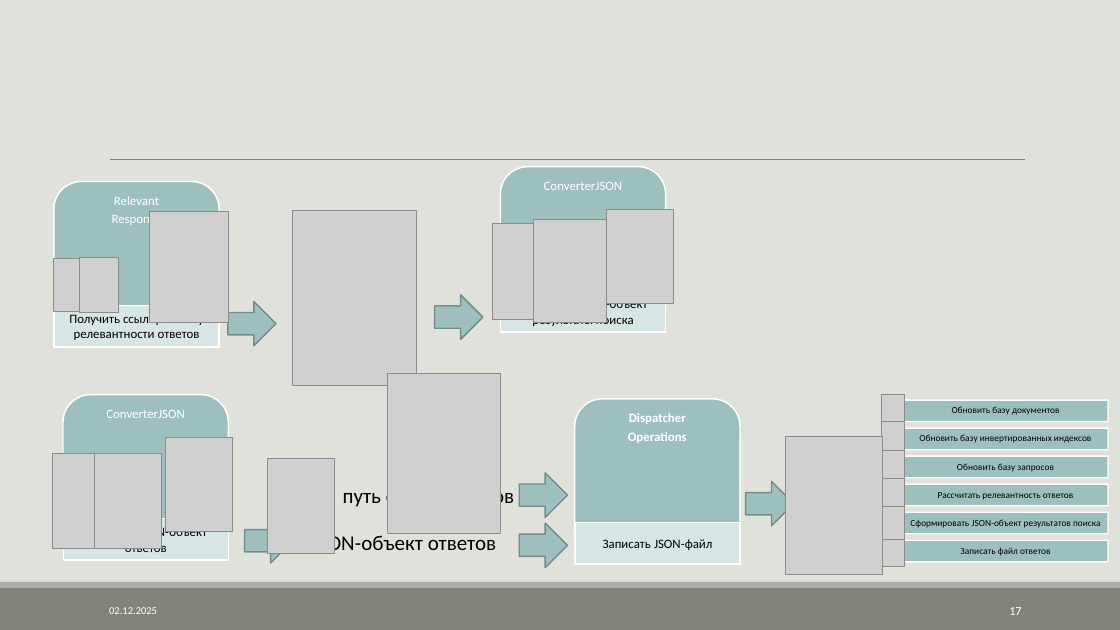
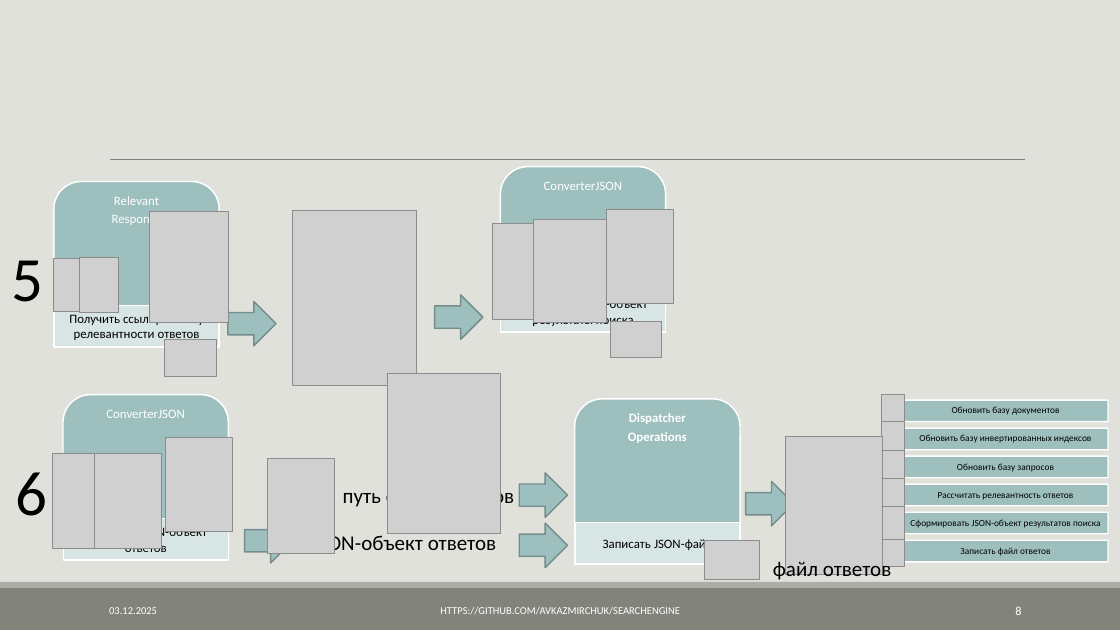
Before and after one commit to AVKazmirchuk/SearchEngine, a slide deck: slide 8 of presentation/защита.pptx (slide 17 before the commit). Drawn at 1120x630 pixels with LibreOffice and Linux fonts; fonts in the diff are those of the drawing; grey boxes stand for pictures. Boxes give left, top, right and bottom in pixels: in the first picture for what was removed or moved away, otherwise in the second. Text is boxed around its words. In the diff, an @@ line names an element or a change of style, - is before the commit and + after.

```diff
--- a/presentation/защита.pptx
+++ b/presentation/защита.pptx
@@ text added at (12,260,44,302), 54 pt, text #000000 @@
+5
@@ picture added at (611,321,662,357) @@
@@ picture added at (164,339,216,376) @@
@@ text added at (15,472,47,516), 54 pt, text #000000 @@
+6
@@ picture added at (705,541,760,580) @@
@@ text added at (773,558,891,580), 18 pt, text #000000 @@
+файл ответов
@@ text added at (440,607,680,614), 9 pt, text #FFFFFF @@
+HTTPS://GITHUB.COM/AVKAZMIRCHUK/SEARCHENGINE
@@ page number at (1015,607,1021,615): text changed @@
-17
+8
```
Also in this commit, not shown: 24 other slides changed, 1 slide added, 1 slide removed, 40 other files.
